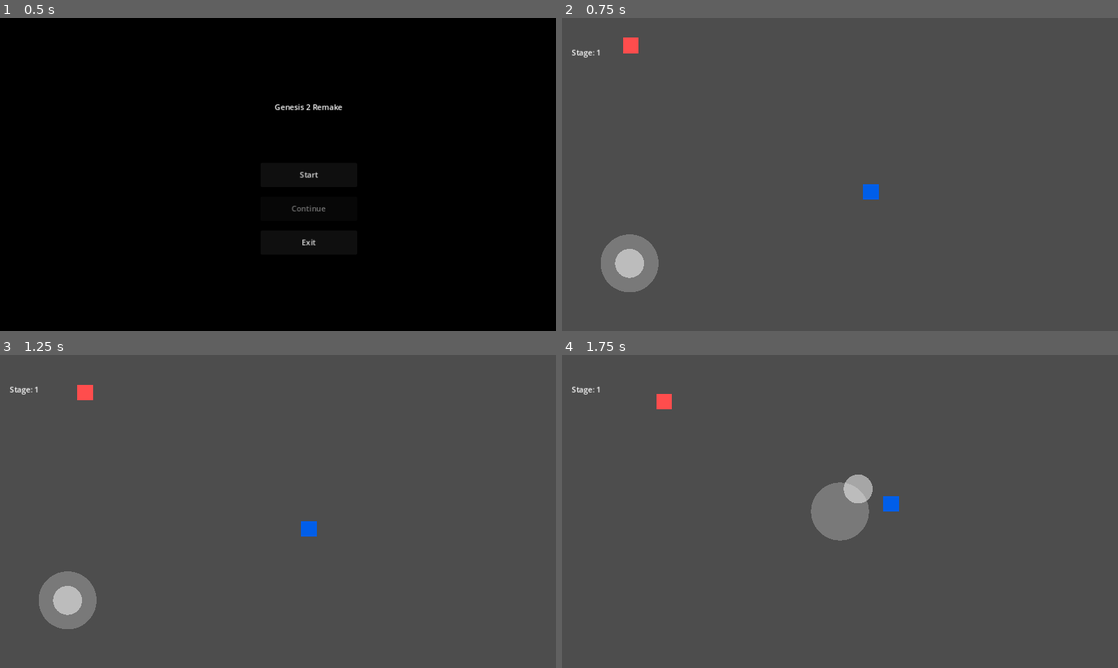
Above: before the commit, frames 1-4 (two rows, left to right).
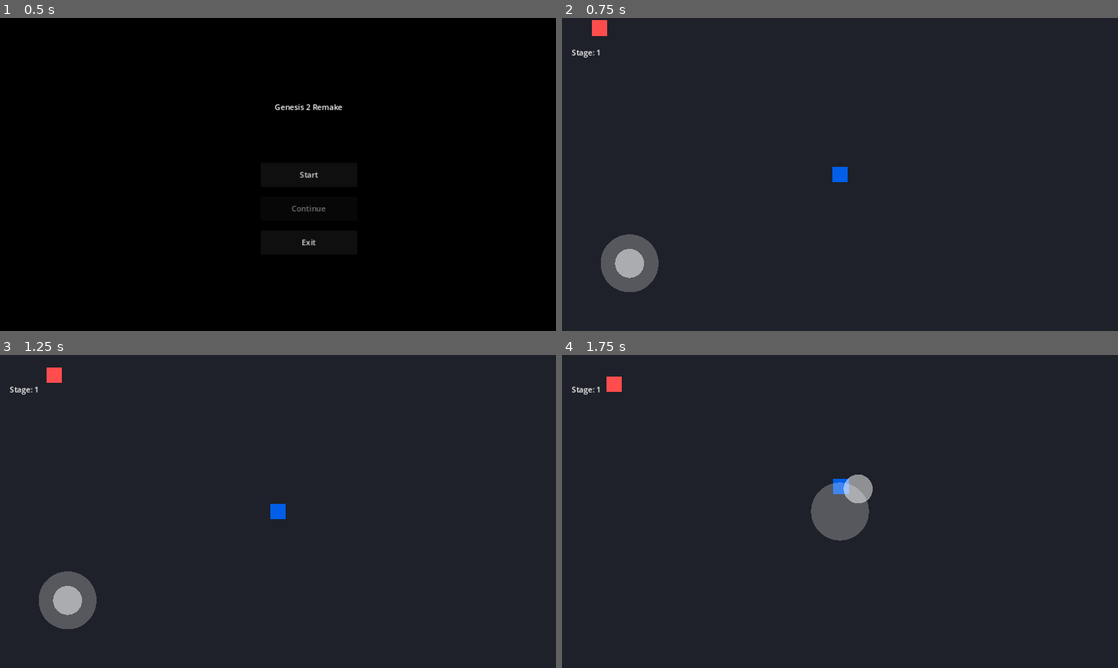
Above: after the commit, the same moments.

Repository: fearghost/vamsurlike_remake
Game: Godot game, scene res://scenes/ui/main_menu.tscn
Same seed, same stepped clock (60 frames per second), same inputs: the game is played once before the commit and once after it.
Inputs (mouse positions are in pixels of both pictures, inside the frame that each line leads up to):
- Up to frame 1 (0.5 s): no input
- Up to frame 2 (0.75 s): click "Start" at 0.5 s
- Up to frame 3 (1.25 s): no input
- Up to frame 4 (1.75 s): drag from (840, 511) to (895, 442) at 1.27 s

Frame 1 is identical in both runs. In frame 2, 100% of the frame differs, in the area x 0-100%, y 0-100%; in frame 3, 100%; in frame 4, 100%.

Commit message:
Fix bugs 1-4: projectile hit, enemy stuck (distance-based contact damage), game over screen with retry/menu, camera map-bound clamp

Diff:
--- a/vamsurlike_remake/scenes/game/combat_demo.tscn
+++ b/vamsurlike_remake/scenes/game/combat_demo.tscn
@@ -1,6 +1,7 @@
-[gd_scene load_steps=8 format=3]
+[gd_scene load_steps=9 format=3]
 
 [ext_resource type="Script" path="res://scripts/player/combat_demo.gd" id="1"]
+[ext_resource type = "Script" path = "res://scripts/game/map_camera.gd" id = "8"]
 [ext_resource type="Script" path="res://scripts/player/player_controller.gd" id="2"]
 [ext_resource type="Script" path="res://scripts/player/auto_attack.gd" id="3"]
 [ext_resource type="Script" path="res://scripts/player/player_stats.gd" id="4"]
@@ -10,6 +11,15 @@
 
 [node name="CombatDemo" type="Node2D"]
 script = ExtResource("1")
+
+[node name="MapFloor" type="ColorRect" parent="."]
+position = Vector2(0, 0)
+size = Vector2(2560, 1440)
+color = Color(0.12, 0.13, 0.16, 1)
+
+[node name="MapCamera" type="Camera2D" parent="."]
+position = Vector2(640, 360)
+script = ExtResource("8")
 
 [node name="Player" type="CharacterBody2D" parent="."]
 position = Vector2(640, 360)
--- /dev/null
+++ b/vamsurlike_remake/scenes/game/game_over.tscn
@@ -0,0 +1,41 @@
+[gd_scene load_steps=2 format=3]
+
+[ext_resource type="Script" path="res://scripts/ui/game_over.gd" id="1"]
+
+[node name="GameOver" type="CanvasLayer"]
+script = ExtResource("1")
+
+[node name = "Background" type = "ColorRect" parent = "."]
+color = Color(0, 0, 0, 1)
+anchors_preset = 15
+anchor_right = 1.0
+anchor_bottom = 1.0
+grow_horizontal = 2
+grow_vertical = 2
+texture_filter = 1
+
+[node name = "TitleLabel" type = "Label" parent = "."]
+layout_mode = 1
+text = "GAME OVER"
+horizontal_alignment = 1
+vertical_alignment = 1
+offset_top = 180.0
+offset_left = 340.0
+offset_right = 940.0
+offset_bottom = 260.0
+
+[node name = "RetryButton" type = "Button" parent = "."]
+layout_mode = 1
+text = "Retry"
+offset_top = 330.0
+offset_left = 540.0
+offset_right = 740.0
+offset_bottom = 380.0
+
+[node name = "MenuButton" type = "Button" parent = "."]
+layout_mode = 1
+text = "Main Menu"
+offset_top = 400.0
+offset_left = 540.0
+offset_right = 740.0
+offset_bottom = 450.0
--- a/vamsurlike_remake/scenes/game/projectile.gd
+++ b/vamsurlike_remake/scenes/game/projectile.gd
@@ -15,23 +15,32 @@
 func _ready() -> void:
 	add_to_group("projectiles")
 
-	# Detect both the player (layer 1) and enemies (layer 2). Areas never
-	# participate in physical collision, so layer 0 is fine.
+	# Areas never participate in physical collision, so layer 0 is fine.
 	collision_layer = 0
-	collision_mask = 3
 
 	apply_source_style()
 
+	# Connect explicitly (guarded) instead of relying on the _on_body_entered
+	# auto-connection: pooled projectiles are removed from and re-added to the
+	# tree, which made the automatic connection unreliable — hits were lost.
+	if not body_entered.is_connected(_handle_body_entered):
+		body_entered.connect(_handle_body_entered as Callable)
 
-## (Re)applies the sprite color for the current source_type. Called after
-## source_type changes — pooled projectiles are reused, and _ready only runs
-## on first tree entry, so the style must be re-applied on every acquire.
+
+## (Re)applies the sprite color and collision mask for the current source_type.
+## Called after source_type changes — pooled projectiles are reused, and _ready
+## only runs on first tree entry, so both must be re-applied every acquire.
 func apply_source_style() -> void:
 	var sprite := find_child("Sprite")
-	if sprite is ColorRect:
-		if source_type == "player":
+	if source_type == "player":
+		# Player shots only ever hit enemies (layer 2) — never the player itself.
+		collision_mask = 2
+		if sprite is ColorRect:
 			(sprite as ColorRect).color = Color(1, 1, 0, 1)       # Yellow for player
-		else:
+	else:
+		# Enemy shots only ever hit the player (layer 1) — never other enemies.
+		collision_mask = 1
+		if sprite is ColorRect:
 			(sprite as ColorRect).color = Color(1, 0.5, 0, 1)      # Orange for enemy
 
 
@@ -44,14 +53,15 @@
 
 
 func set_direction(dir: Vector2) -> void:
-	velocity = dir.normalized() * speed
+	velocity = (dir.normalized() if dir.length() > 0.001 else Vector2.RIGHT) * speed
 
 
+## Legacy alias kept for callers that still use the old name.
 func set_damage(amount: int) -> void:
 	damage = amount
 
 
-func _on_body_entered(body: Node) -> void:
+func _handle_body_entered(body: Node) -> void:
 	# Group/method checks instead of `is EnemyAI` / `is PlayerStats`: type
 	# references force GDScript to compile those classes at load time, which
 	# created a circular dependency (projectile.gd -> enemy_ai.gd -> ...).
@@ -60,16 +70,14 @@
 			body.take_damage(damage)
 		_on_destroyed()
 	elif source_type == "enemy":
-		# Check if body is the player via group membership
 		if body.is_in_group("player"):
 			var stats := body.get_node_or_null("PlayerStats")
 			if stats != null and stats.has_method("take_damage"):
 				stats.take_damage(damage)
-			_on_destroyed()
+		_on_destroyed()
 
 
 func _on_destroyed() -> void:
-	# Try to release back to PoolManager
 	var pool_manager := get_tree().get_first_node_in_group("pool_manager")
 	if pool_manager != null and pool_manager.has_method("release"):
 		pool_manager.release("projectile", self)
--- a/vamsurlike_remake/scripts/enemy/enemy_ai.gd
+++ b/vamsurlike_remake/scripts/enemy/enemy_ai.gd
@@ -30,6 +30,8 @@
 # Contact attack state (damage dealt when the player touches this enemy)
 var last_contact_hit_time: float = -999.0
 const CONTACT_HIT_COOLDOWN: float = 0.8
+# Distance at which contact damage triggers — sum of enemy (16px) and player (18px) radii.
+const CONTACT_RADIUS: float = 34.0
 
 signal died
 
@@ -37,12 +39,12 @@
 	# Add to enemies group so AutoAttack can find them
 	add_to_group("enemies")
 
-	# Collision setup: enemies live on layer 2 and detect ONLY the player
-	# (layer 1). They stop at the player (which is what makes contact damage
-	# via get_last_slide_collision work) but never block the player or each
-	# other.
+	# Collision setup: enemies live on layer 2 but detect NOTHING (mask 0).
+	# They never physically collide with the player or each other — contact
+	# damage is distance-based instead, so chasing enemies pass through the
+	# player without sticking to them.
 	collision_layer = 2
-	collision_mask = 1
+	collision_mask = 0
 
 	# Auto-discover player reference
 	player_ref = _find_player()
@@ -100,8 +102,12 @@
 		"charge":
 			_ai_charge(delta)
 
-	# Contact damage (CharacterBody2D has no body_entered signal — use the
-	# last slide collision from this frame's move_and_slide() instead).
+	# Keep enemies inside the map — charge state can push past the edge.
+	var margin := 16.0
+	global_position = global_position.clamp(Vector2(margin, margin), MapConfig.MAP_SIZE - Vector2(margin, margin))
+
+	# Contact damage is distance-based (enemies no longer physically collide
+	# with the player — mask 0) so chasing enemies pass through without sticking.
 	_check_contact_damage()
 
 func _ai_chase(delta: float) -> void:
@@ -210,26 +216,18 @@
 
 
 func _check_contact_damage() -> void:
-	if not is_alive:
-		return
-	var col := get_last_slide_collision()
-	if col == null:
-		return
-	# Cast immediately: get_collider() returns Object, and dynamic calls on an
-	# Object-typed value yield Variant (breaks `:=` inference downstream).
-	var body := col.get_collider() as Node
-	if body == null or not body.is_in_group("player"):
-		return
-
+	if not is_alive or player_ref == null:
+		return
+	var distance := global_position.distance_to(player_ref.global_position)
+	if distance > CONTACT_RADIUS:
+		return
 	# Cooldown so one enemy can't re-trigger every frame while in contact.
 	var now := Time.get_ticks_msec() / 1000.0
 	if now - last_contact_hit_time < CONTACT_HIT_COOLDOWN:
 		return
 	last_contact_hit_time = now
 
-	# Group/method checks (project convention — same pattern as projectile.gd;
-	# static type references create circular class dependencies at load time).
-	var stats := body.get_node_or_null("PlayerStats")
+	var stats := player_ref.get_node_or_null("PlayerStats")
 	if stats == null or not stats.has_method("take_damage"):
 		return
 
--- /dev/null
+++ b/vamsurlike_remake/scripts/game/map_camera.gd
@@ -0,0 +1,42 @@
+class_name MapCamera
+extends Camera2D
+
+# Viewport size (1280x720) and map size (2560x1440) mirror project.godot / MapConfig.
+const VW := 1280.0
+const VH := 720.0
+const MW := 2560.0
+const MH := 1440.0
+
+var player: Node2D = null
+
+func _ready() -> void:
+	player = _find_player()
+
+func _process(_delta: float) -> void:
+	if player == null or not is_instance_valid(player):
+		player = _find_player()
+		if player == null:
+			return
+	var hw := VW * 0.5
+	var hh := VH * 0.5
+	var mx := MW - hw
+	var my := MH - hh
+	var pos := player.global_position
+	if MW <= VW:
+		pos.x = MW * 0.5
+	else:
+		pos.x = clampf(pos.x, hw, mx)
+	if MH <= VH:
+		pos.y = MH * 0.5
+	else:
+		pos.y = clampf(pos.y, hh, my)
+	global_position = pos
+
+func _find_player() -> Node2D:
+	var tree := get_tree()
+	if tree == null:
+		return null
+	for node in tree.get_nodes_in_group("player"):
+		if node is Node2D:
+			return node as Node2D
+	return null
--- /dev/null
+++ b/vamsurlike_remake/scripts/game/map_config.gd
@@ -0,0 +1,9 @@
+class_name MapConfig
+extends RefCounted
+
+
+## Shared map-wide constants for the combat scene.
+## The playable area is larger than the viewport (1280x720) so the camera
+## follows the player and clamps at the edges instead of showing void.
+
+const MAP_SIZE := Vector2(2560, 1440)
--- a/vamsurlike_remake/scripts/player/combat_demo.gd
+++ b/vamsurlike_remake/scripts/player/combat_demo.gd
@@ -48,14 +48,13 @@
 
 
 func _on_player_died() -> void:
-	print("Player died. Returning to main menu.")
+	print("Player died. Showing game over screen.")
 	var sm := get_node_or_null("/root/SaveManager")
 	var gm := get_node_or_null("/root/GameManager")
 	if sm != null and gm != null:
 		sm.save_data["current_stage"] = gm.current_stage_id
 		sm.save()
-	await get_tree().create_timer(2.0).timeout
-	get_tree().change_scene_to_file("res://scenes/ui/main_menu.tscn")
+	get_tree().change_scene_to_file("res://scenes/game/game_over.tscn")
 
 
 func _on_all_waves_cleared() -> void:
--- a/vamsurlike_remake/scripts/player/player_controller.gd
+++ b/vamsurlike_remake/scripts/player/player_controller.gd
@@ -20,8 +20,8 @@
 	# Collision setup: player lives on layer 1 and collides with NOTHING
 	# (mask 0). Enemies must not physically block the player — a chasing
 	# enemy pushes the player and, with two or more enemies, boxes it in so
-	# it cannot move at all. Contact damage still works because enemies
-	# detect the player's layer (see EnemyAI._check_contact_damage).
+	# it cannot move at all. Contact damage is distance-based on the enemy
+	# side (see EnemyAI._check_contact_damage), not collision-driven.
 	collision_layer = 1
 	collision_mask = 0
 
@@ -54,6 +54,10 @@
 	velocity = current_direction * move_speed
 	move_and_slide()
 
+	# Keep the player inside the map — no walking off into the void.
+	var margin := 18.0  # player collision radius
+	global_position = global_position.clamp(Vector2(margin, margin), MapConfig.MAP_SIZE - Vector2(margin, margin))
+
 
 func set_input_direction(direction: Vector2) -> void:
 	current_direction = direction.normalized()
--- /dev/null
+++ b/vamsurlike_remake/scripts/ui/game_over.gd
@@ -0,0 +1,21 @@
+extends CanvasLayer
+
+## Game over screen with Retry and Main Menu buttons.
+
+@onready var retry_button: Button = $RetryButton
+@onready var menu_button: Button = $MenuButton
+
+
+func _ready() -> void:
+	retry_button.pressed.connect(_on_retry_pressed)
+	menu_button.pressed.connect(_on_menu_pressed)
+
+
+func _on_retry_pressed() -> void:
+	print("[GameOver] Retry - restarting stage")
+	get_tree().change_scene_to_file("res://scenes/game/combat_demo.tscn")
+
+
+func _on_menu_pressed() -> void:
+	print("[GameOver] Returning to main menu")
+	get_tree().change_scene_to_file("res://scenes/ui/main_menu.tscn")
--- a/vamsurlike_remake/tests/smoke_test.gd
+++ b/vamsurlike_remake/tests/smoke_test.gd
@@ -338,16 +338,27 @@
 		return
 
 	# 6a. Player must not be physically blocked by enemies (stuck bug), while
-	# enemies must still detect the player for contact damage.
+	# contact damage is now distance-based (no physical body overlap needed).
 	var enemy := enemies[0] as Node2D
 	if player.collision_mask & enemy.collision_layer != 0:
 		failures.append("collision: player mask %d includes enemy layer %d — enemies physically block the player (stuck-on-contact bug)" % [player.collision_mask, enemy.collision_layer])
 	else:
 		passes.append("player does not collide with enemies (no stuck-on-contact)")
-	if enemy.collision_mask & player.collision_layer == 0:
-		failures.append("collision: enemy mask %d does not include player layer %d — contact damage would never trigger" % [enemy.collision_mask, player.collision_layer])
-	else:
-		passes.append("enemies still detect the player (contact damage intact)")
+	if enemy.collision_mask != 0:
+		failures.append("collision: enemy mask %d — enemies must not physically detect the player (distance-based contact damage instead)" % [enemy.collision_mask])
+	else:
+		passes.append("enemies do not physically collide with the player")
+
+	# 6a2. Distance-based contact damage must actually trigger when an enemy is in range.
+	var stats := player.get_node_or_null("PlayerStats")
+	if stats != null:
+		var hp_before: int = stats.current_hp
+		enemy.global_position = player.global_position + Vector2(10, 0)
+		enemy._check_contact_damage()
+		if stats.current_hp < hp_before:
+			passes.append("distance-based contact damage triggers when an enemy is in range")
+		else:
+			failures.append("collision: distance-based contact damage did NOT reduce player HP (still %d)" % stats.current_hp)
 
 	# 6b. The one-shot attack timer must restart even when no enemy is in
 	# range — otherwise the first empty timeout kills auto-attack forever.
